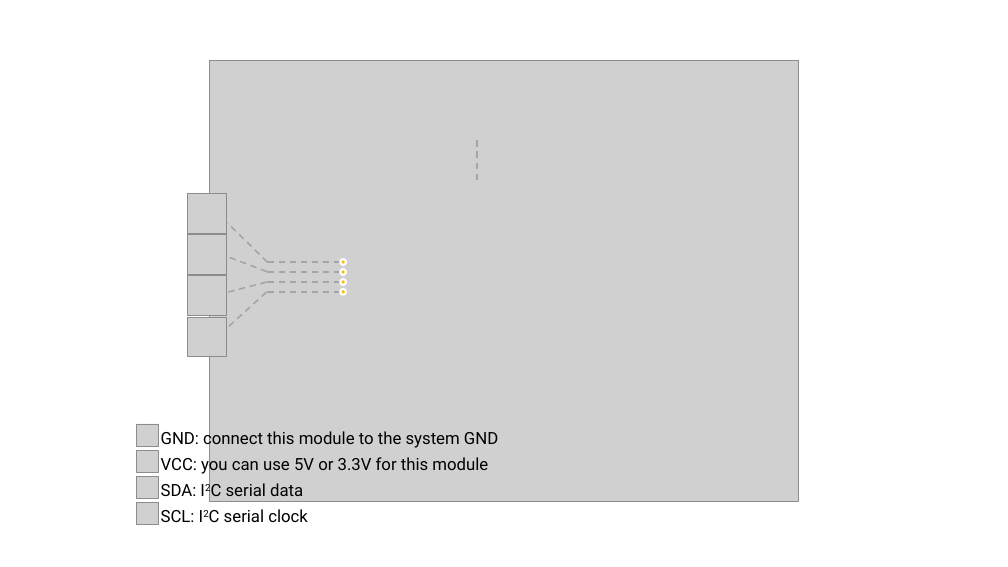
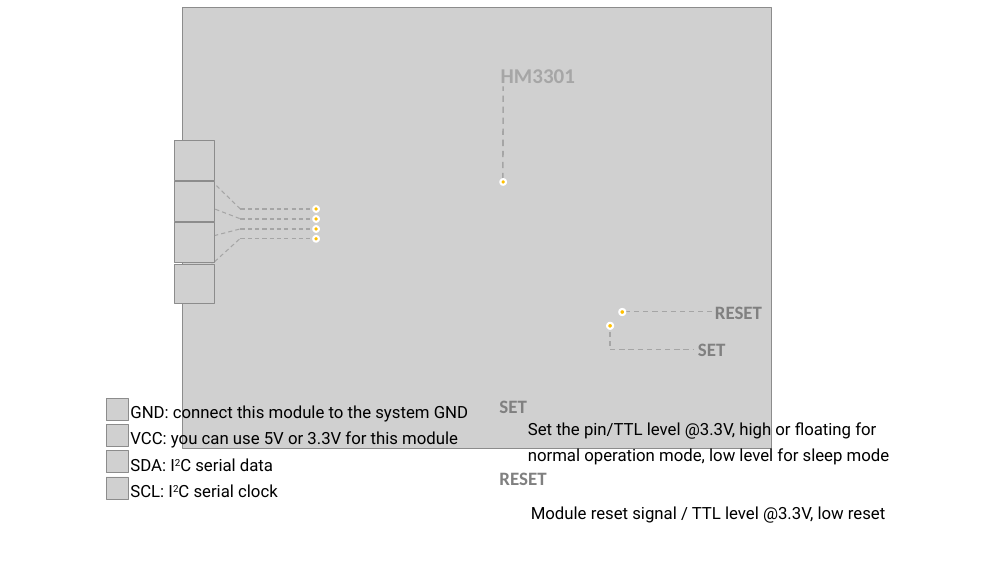
Before and after one commit to SeeedDocument/Grove-Laser_PM2.5_Sensor-HM3301, a slide deck: slide 1 of img/pin_map.pptx. Drawn at 1008x567 pixels with LibreOffice and Linux fonts; fonts in the diff are those of the drawing; grey boxes stand for pictures. Boxes give left, top, right and bottom in pixels: in the first picture for what was removed or moved away, otherwise in the second. Text is boxed around its words. In the diff, an @@ line names an element or a change of style, - is before the commit and + after.

```diff
--- a/img/pin_map.pptx
+++ b/img/pin_map.pptx
@@ picture moved from (x1=209, y1=60, x2=799, y2=502) to (x1=183, y1=8, x2=772, y2=449) @@
@@ text added at (x1=501, y1=70, x2=575, y2=89), 20 pt, text #A6A6A6, bold @@
+HM3301
@@ line moved from (477, 180) - (477, 137) to (503, 179) - (504, 86) @@
@@ 5 lines moved together from (x1=228, y1=223, x2=346, y2=292) to (x1=200, y1=170, x2=319, y2=239) @@
@@ line (240, 209) - (200, 170): stroke #A5A5A5 1.5 pt dashed to #A5A5A5 1 pt dashed @@
@@ ellipse added at (x1=501, y1=179, x2=506, y2=185), fill #FFC000, outline #FFFFFF 2 pt @@
@@ line (240, 219) - (200, 203): stroke #A5A5A5 1.5 pt dashed to #A5A5A5 1 pt dashed @@
@@ line (240, 209) - (319, 209): stroke #A5A5A5 1.5 pt dashed to #A5A5A5 1 pt dashed @@
@@ 4 ellipses, 3 lines moved together from (x1=227, y1=256, x2=346, y2=328) to (x1=200, y1=203, x2=318, y2=275) @@
@@ line (240, 229) - (200, 240): stroke #A5A5A5 1.5 pt dashed to #A5A5A5 1 pt dashed @@
@@ line (240, 239) - (200, 275): stroke #A5A5A5 1.5 pt dashed to #A5A5A5 1 pt dashed @@
@@ line (240, 239) - (318, 239): stroke #A5A5A5 1.5 pt dashed to #A5A5A5 1 pt dashed @@
@@ line (240, 229) - (318, 229): stroke #A5A5A5 1.5 pt dashed to #A5A5A5 1 pt dashed @@
@@ line (240, 219) - (318, 219): stroke #A5A5A5 1.5 pt dashed to #A5A5A5 1 pt dashed @@
@@ 4 pictures moved together from (x1=187, y1=194, x2=226, y2=356) to (x1=175, y1=141, x2=214, y2=303) @@
@@ ellipse added at (x1=607, y1=323, x2=613, y2=329), fill #FFC000, outline #FFFFFF 2 pt @@
@@ ellipse added at (x1=619, y1=309, x2=625, y2=315), fill #FFC000, outline #FFFFFF 2 pt @@
@@ line added from (625, 312) to (712, 312), #A5A5A5 1.25 pt dashed @@
@@ text added at (x1=715, y1=307, x2=762, y2=319), 18 pt, text #808080, bold @@
+RESET
@@ line added from (610, 332) to (610, 350), #A6A6A6 1.25 pt dashed @@
@@ line added from (610, 350) to (693, 350), #A5A5A5 1.25 pt dashed @@
@@ text added at (x1=698, y1=344, x2=725, y2=356), 18 pt, text #808080, bold @@
+SET
@@ 4 pictures, 1 text moved together from (x1=136, y1=424, x2=498, y2=525) to (x1=106, y1=399, x2=468, y2=499) @@
@@ text added at (x1=499, y1=401, x2=526, y2=413), 18 pt, text #808080, bold @@
+SET
@@ text added at (x1=528, y1=422, x2=890, y2=465), 16 pt, text #000000 @@
+Set the pin/TTL level @3.3V, high or floating for normal operation mode, low level for sleep mode
@@ text added at (x1=499, y1=472, x2=546, y2=485), 18 pt, text #808080, bold @@
+RESET
@@ text added at (x1=531, y1=506, x2=885, y2=523), 16 pt, text #000000 @@
+Module reset signal / TTL level @3.3V, low reset
```
Also in this commit, not shown: 4 other files.
